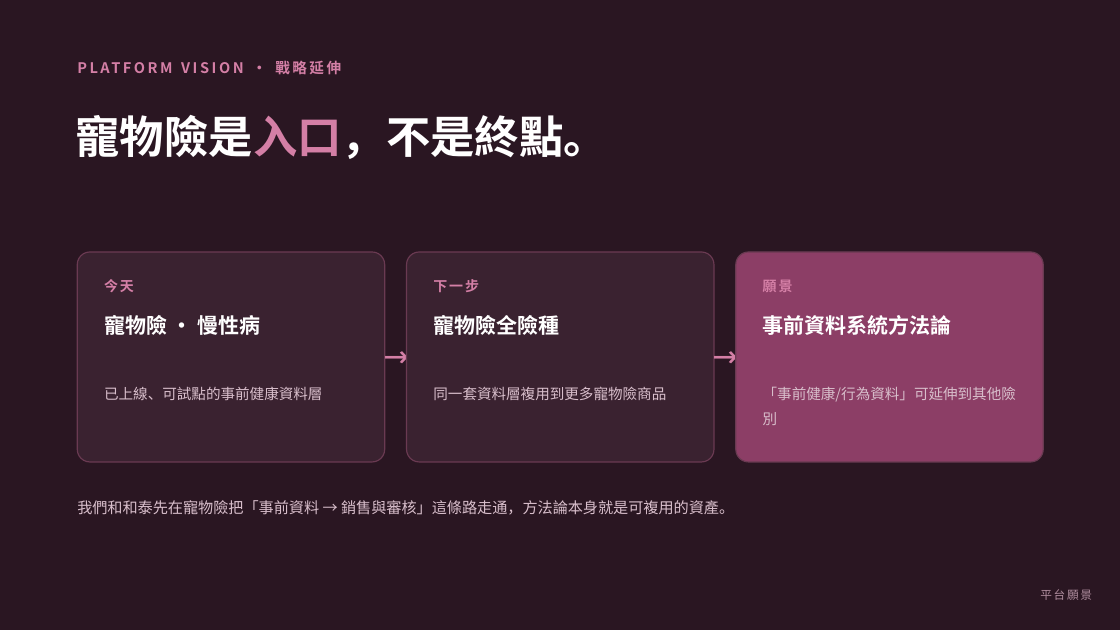
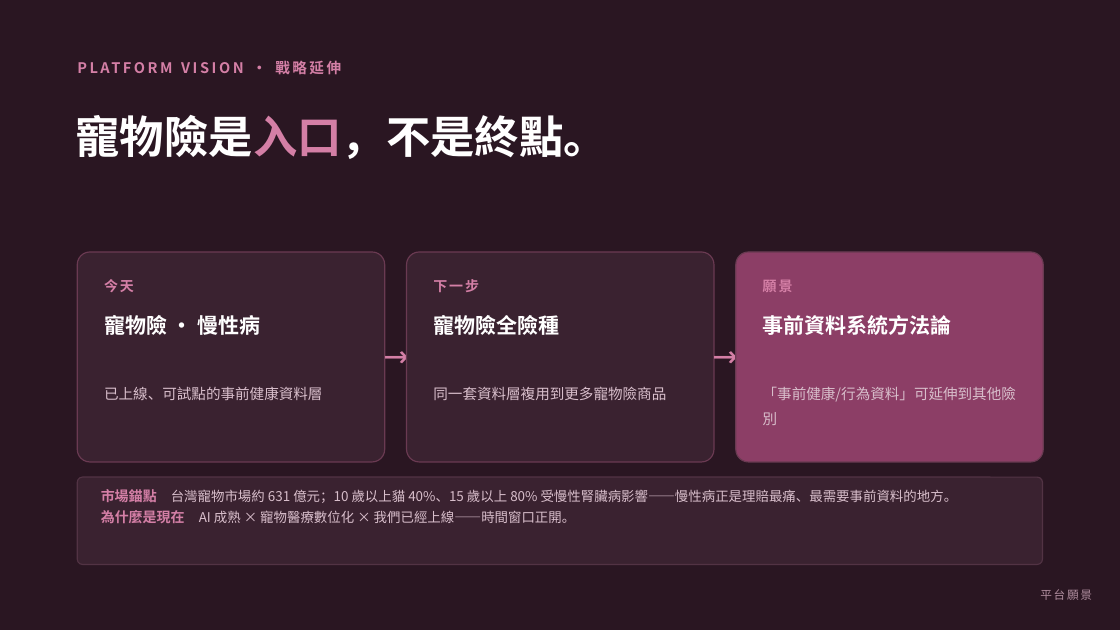
Before and after one commit to genrevcorp/pawtient-hotai-accelerator, a slide deck: slide 13 of deck/Pawtient_AI_和泰加速器提案.pptx. Drawn at 1120x630 pixels with LibreOffice and Linux fonts; fonts in the diff are those of the drawing. Boxes give left, top, right and bottom in pixels: in the first picture for what was removed or moved away, otherwise in the second. Text is boxed around its words. In the diff, an @@ line names an element or a change of style, - is before the commit and + after.

```diff
--- a/deck/Pawtient_AI_和泰加速器提案.pptx
+++ b/deck/Pawtient_AI_和泰加速器提案.pptx
@@ rounded rectangle: place and size @@
-rounded rectangle at [77,500,734,515]
+rounded rectangle at [77,477,1043,565]
@@ rounded rectangle at [77,477,1043,565]: fill none to #3A2230; outline none to #523344 1 pt @@
@@ text in rounded rectangle at [77,500,734,515]: text removed @@
-我們和和泰先在寵物險把「事前資料 → 銷售與審核」這條路走通，方法論本身就是可複用的資產。
@@ text added at [101,489,958,523], 11.5 pt, text #D8BECB @@
+市場錨點 台灣寵物市場約 631 億元；10 歲以上貓 40%、15 歲以上 80% 受慢性腎臟病影響——慢性病正是理賠最痛、最需要事前資料的地方。
+為什麼是現在 AI 成熟 × 寵物醫療數位化 × 我們已經上線——時間窗口正開。
```
Also in this commit, not shown: 6 other slides changed.
